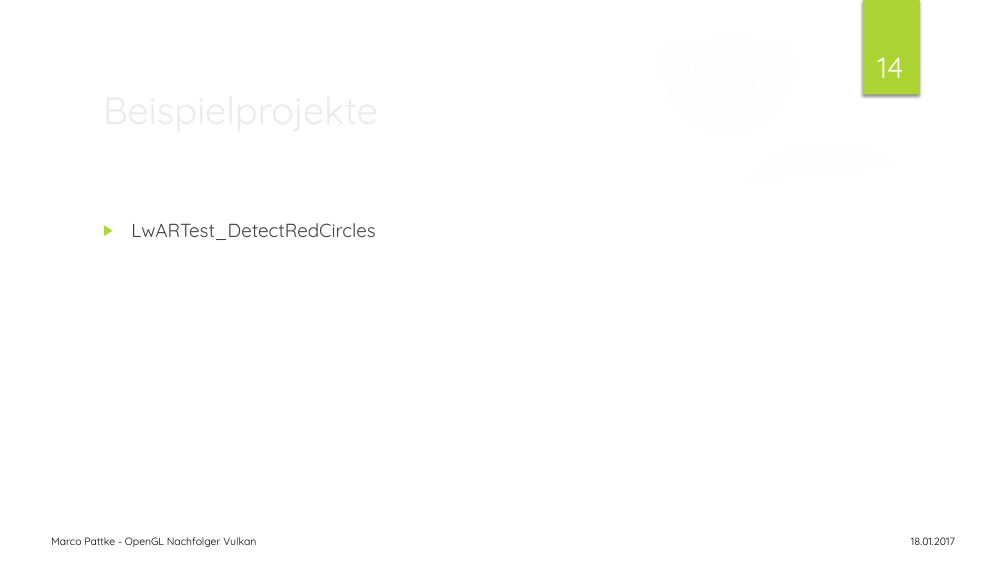
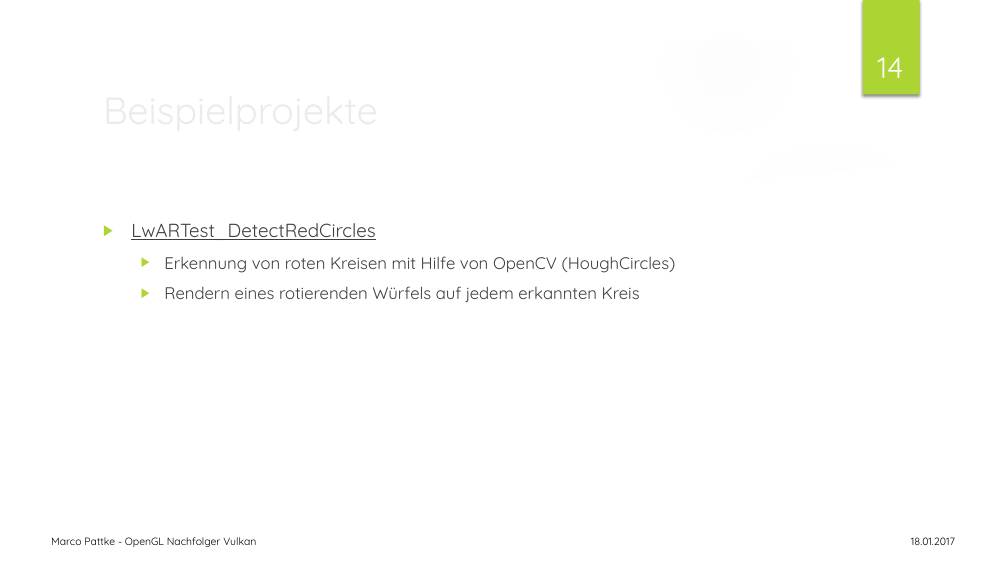
Before and after one commit to JimWest/LwAr, a slide deck: slide 14 of Docu/Präsentation_LwAR.pptx. Drawn at 1008x567 pixels with LibreOffice and Linux fonts; fonts in the diff are those of the drawing; background and template pictures are left out. Boxes give left, top, right and bottom in pixels: in the first picture for what was removed or moved away, otherwise in the second. Text is boxed around its words. In the diff, an @@ line names an element or a change of style, - is before the commit and + after.

```diff
--- a/Docu/Präsentation_LwAR.pptx
+++ b/Docu/Präsentation_LwAR.pptx
@@ text at bbox=[131, 223, 375, 240]: text colour #404040 to #3F3F3F, underline on in "LwARTest_DetectRedCircles" @@
@@ text at bbox=[164, 256, 676, 302]: paragraphs added @@
+  ▶ Erkennung von roten Kreisen mit Hilfe von OpenCV (HoughCircles)
+  ▶ Rendern eines rotierenden Würfels auf jedem erkannten Kreis
```
Also in this commit, not shown: 7 other slides changed, 31 other files.
